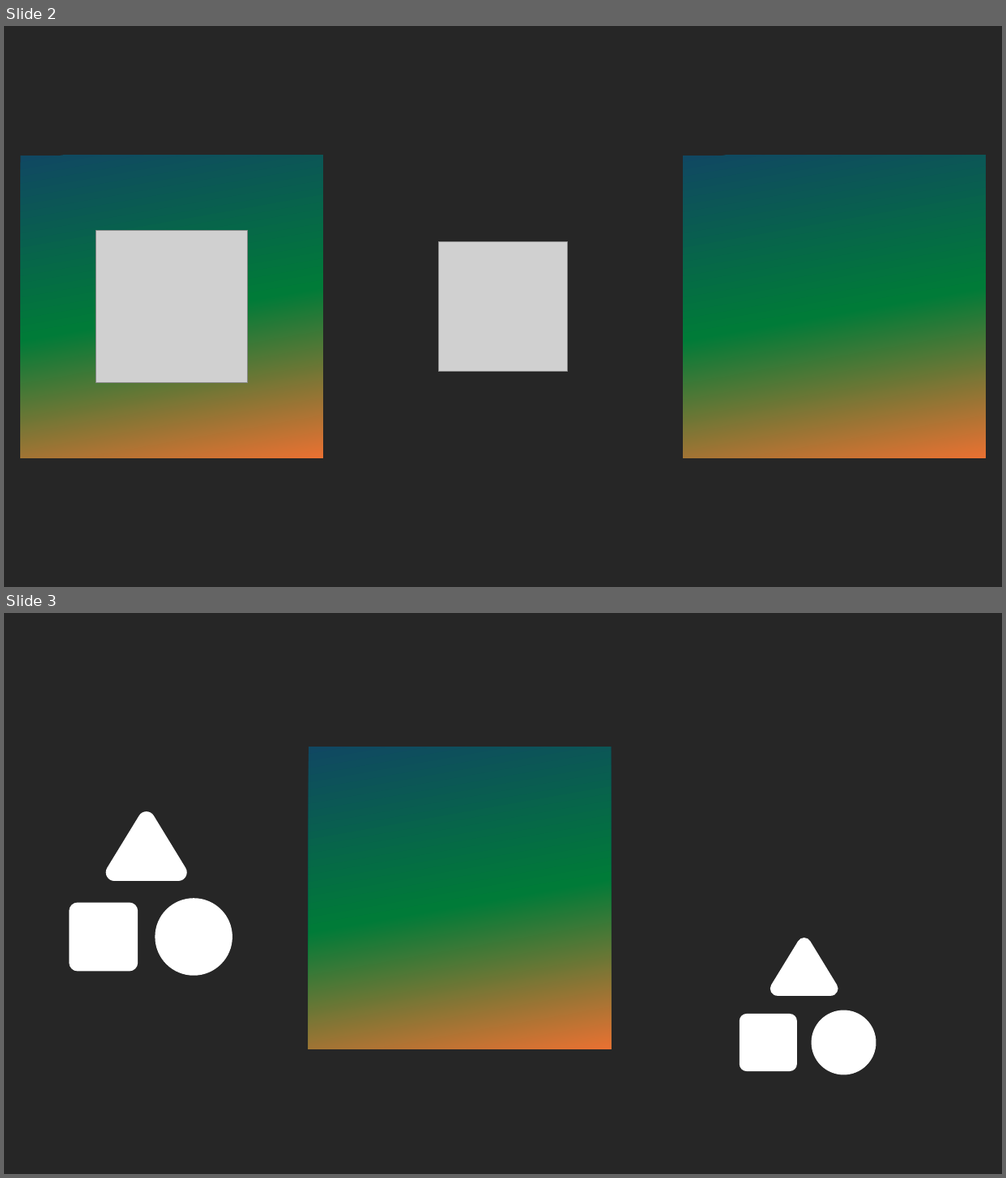
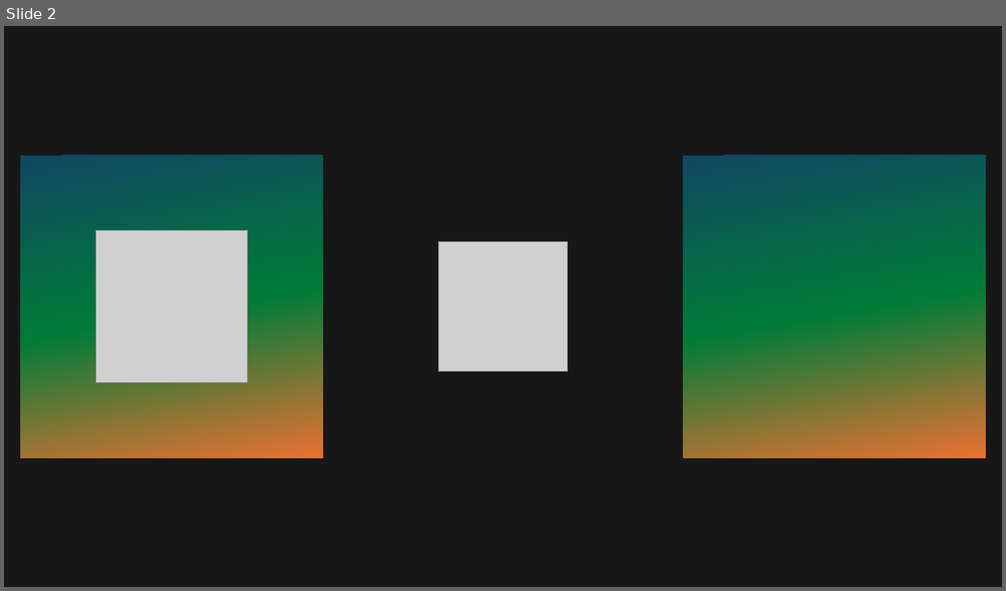
Before and after one commit to 0mnr0/PreferensesEditor, a slide deck: prefseditor.pptx. Shown one above the other, each under a label of ours: slides 2 and 3 before the commit, slide 2 after it. The pictures are 1006x1178 and 1006x591 pixels, drawn with LibreOffice and Linux fonts; fonts in the diff are those of the drawing; grey boxes stand for pictures. Boxes give left, top, right and bottom in pixels: in the first picture for what was removed or moved away, otherwise in the second. Text is boxed around its words. In the diff, an @@ line names an element or a change of style, - is before the commit and + after.

```diff
--- a/prefseditor.pptx
+++ b/prefseditor.pptx
@@ slide 3 removed at (4,613,1002,1174), background #262626 @@
@@ rectangle removed at (309,747,612,1050) @@
@@ freeform shape removed at (106,811,187,881) @@
@@ freeform shape removed at (69,903,138,972) @@
@@ freeform shape removed at (155,898,232,975) @@
@@ freeform shape removed at (770,938,839,996) @@
@@ freeform shape removed at (740,1014,798,1072) @@
@@ freeform shape removed at (812,1011,876,1075) @@
@@ slide 2 changed as well @@
@@ background #262626 to #171717 @@
```
Also in this commit, not shown: 1 other slide changed, 2 slides added, 1 other file.
